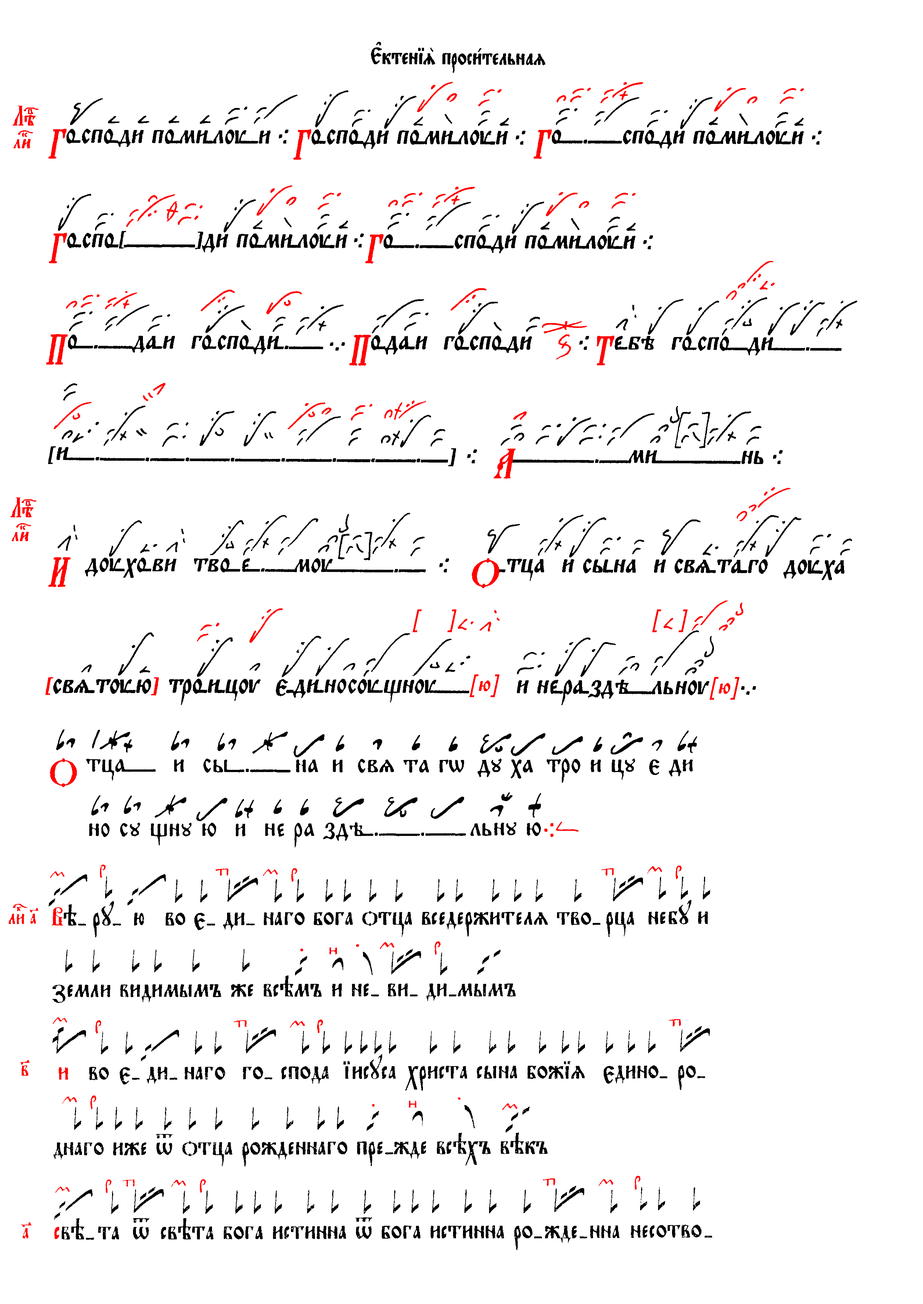
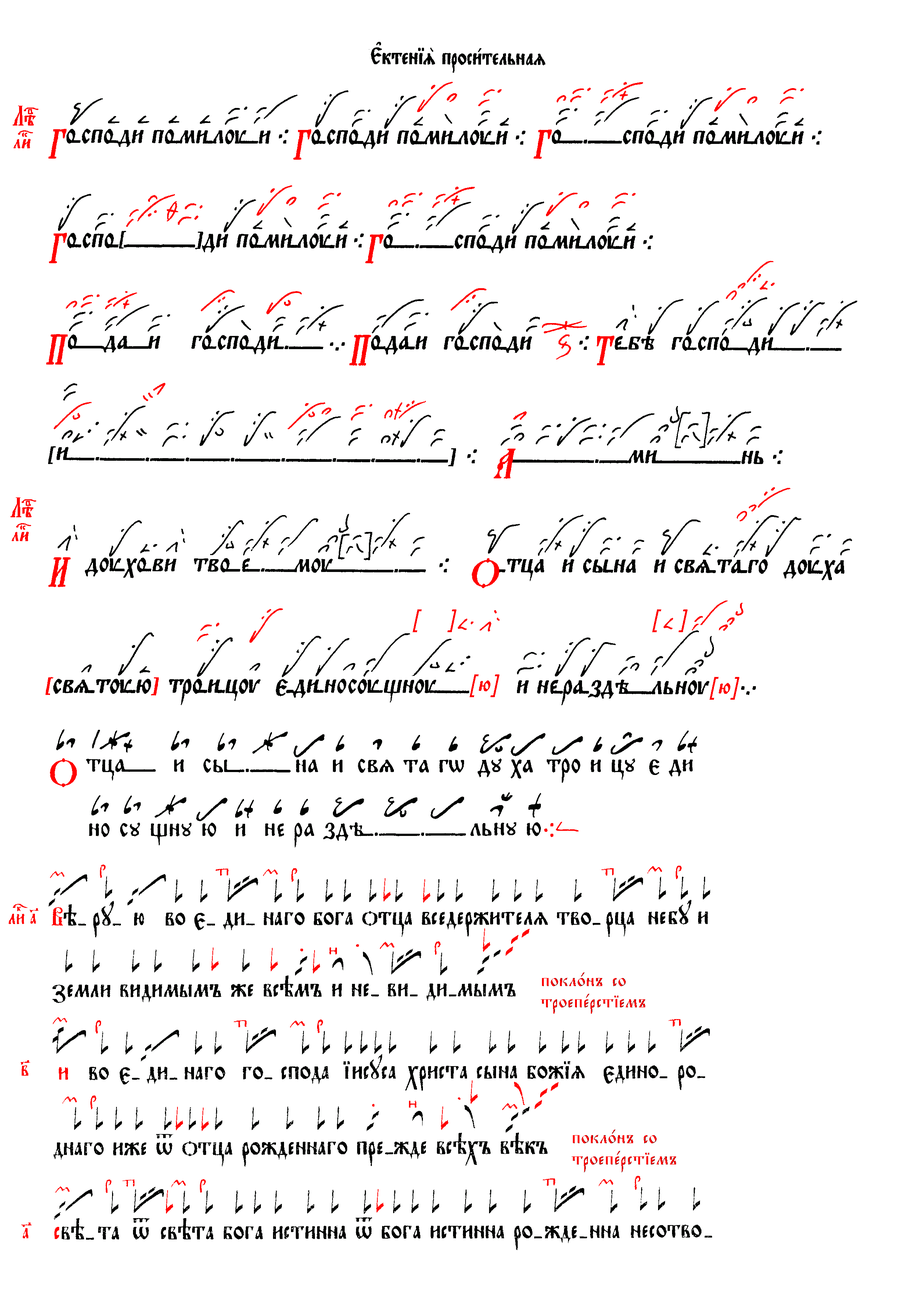
Layer changes from the first 923px x 1304px image to the second:
added layer "покл0нъ со ..." above "покл0нъ со ... #1" over (571, 1130, 676, 1173)
added layer "покл0нъ со ... #1" above "Червила" over (540, 972, 645, 1014)
painted on "Червила" over (165, 878, 559, 1215)
painted on "Чернила" over (92, 335, 175, 353)
